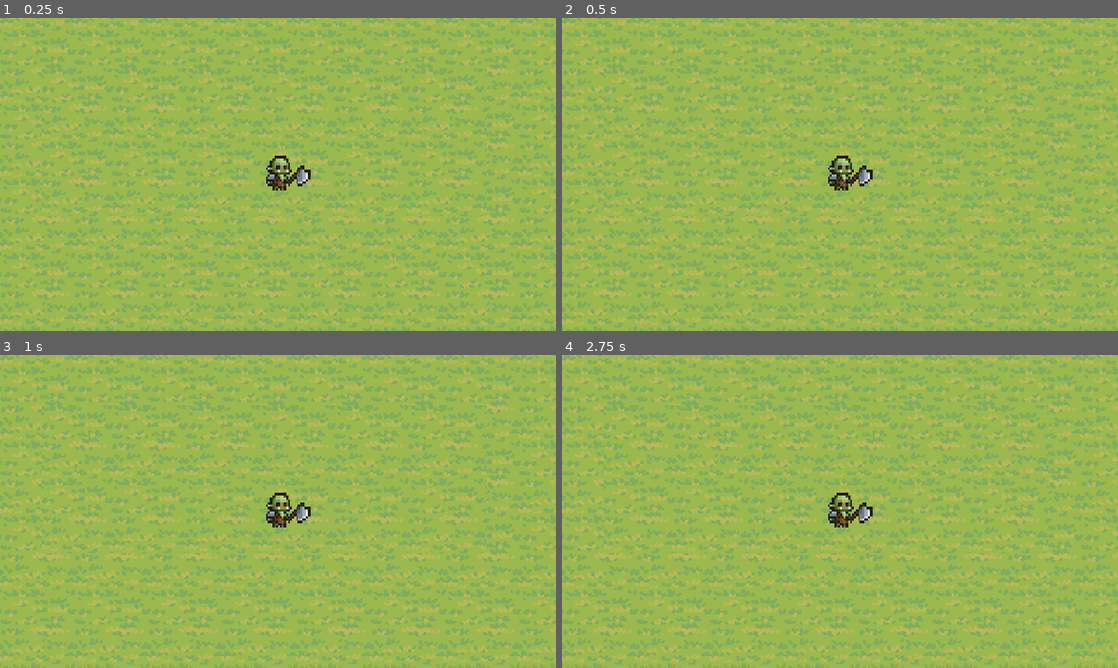
Above: before the commit, frames 1-4 (two rows, left to right).
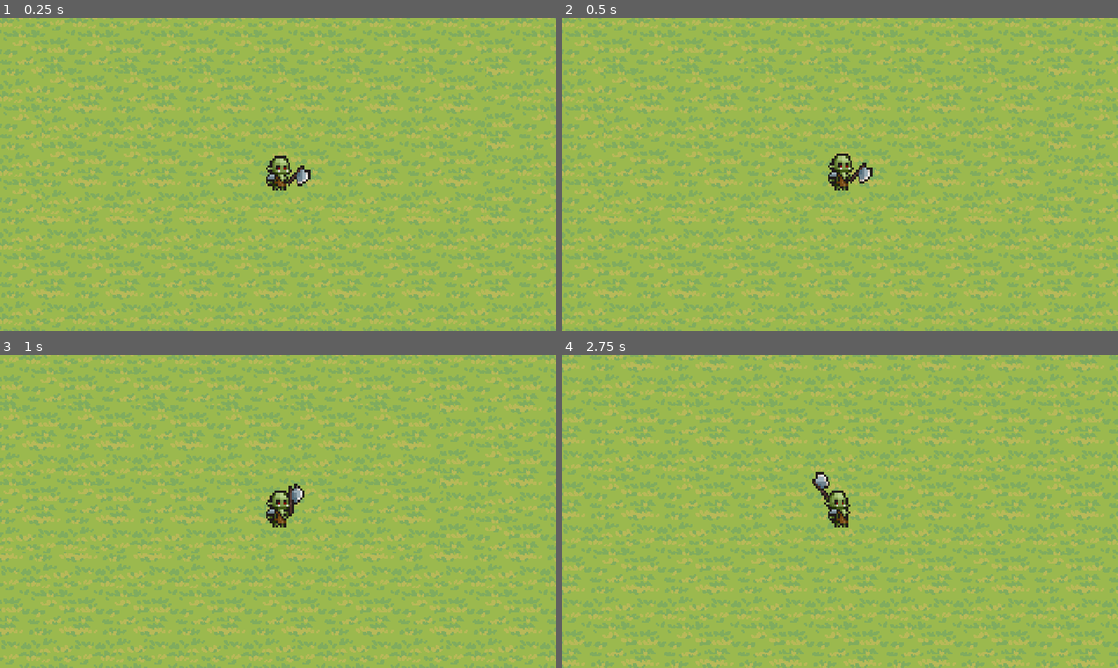
Above: after the commit, the same moments.

Repository: facu-sharry/the-loot-goblin
Game: Godot game, scene res://entities/playground.tscn
Two runs of this game, one before a commit and one after it. Both use one fixed random seed, a clock stepped at 60 frames per second and the inputs below.
Inputs (mouse positions are in pixels of both pictures, inside the frame that each line leads up to):
- Up to frame 1 (0.25 s): no input
- Up to frame 2 (0.5 s): no input
- Up to frame 3 (1 s): move the mouse to (400, 495) at 0.52 s; press the mouse at (400, 495) at 0.53 s; hold D (right) from 0.53 s (still down); tap Shift (dash) at 0.8 s
- Up to frame 4 (2.75 s): move the mouse to (728, 527) at 1.27 s; release D (right) at 1.28 s; release the mouse at (728, 527) at 1.28 s; hold S (down) 1.28-2.03 s; tap Shift (dash) at 1.35, 2.3 s; click (728, 527) at 1.55 s; move the mouse to (895, 442) at 2.02 s; press the mouse at (895, 442) at 2.03 s; hold D (right) from 2.03 s (still down)

Frame 1 is identical in both runs. In frame 2, 0.4% of the frame differs, in the area x 47-56%, y 43-54%; in frame 3, 52%; in frame 4, 54%, in the area x 0-100%, y 0-100%.
Error before the commit: Parse Error: Could not find type "MovementFSM" in the current scope. (res://systems/movement/movement_system.gd:7)
Error after the commit: Invalid access to property or key 'movement_fsm' on a base object of type 'Node (MovementSystem)'. (res://systems/movement/states/dash_state.gd:22)

Commit message:
LG-6 added error control for operations using fsm, first checks if fsm is initialized added initialization logic for all the systems before using fsm changed the movement_fsm to a signle FSM shared with other systems

Diff:
--- a/systems/movement/movement_system.gd
+++ b/systems/movement/movement_system.gd
@@ -3,8 +3,10 @@
 
 signal facing_changed(dir: Vector2)
 
+var fsm: FSM
+var _systems_initialized: bool = false
+
 # State Machines for Movement
-var movement_fsm: MovementFSM
 var idle_state: IdleState
 var move_state: MoveState
 var dash_state: DashState
@@ -23,20 +25,6 @@
 
 # Called when the node enters the scene tree for the first time.
 func _ready() -> void:
-	movement_fsm = MovementFSM.new(self)
-	add_child(movement_fsm)
-
-	idle_state = IdleState.new("Idle")
-	move_state = MoveState.new("Move")
-	dash_state = DashState.new("Dash")
-
-	for state in [idle_state, move_state, dash_state]:
-		state.movement = self
-		movement_fsm.add_child(state)
-
-	movement_fsm.change_state(idle_state)
-	call_deferred("_emit_initial_state")
-
 	# Obtains the movement system associated node's entity object which extends
 	# from (or is) CharacterBody2D
 	var specific_entity = get_parent()
@@ -44,6 +32,7 @@
 	# Ensure we are working with a CharacterBody2D
 	if specific_entity is CharacterBody2D:
 		_body = specific_entity
+		specific_entity.systems_ready.connect(_on_systems_ready)
 	else:
 		push_error("MovementSystem's associated Node must be child of CharacterBody2D")
 		return
@@ -64,6 +53,28 @@
 	else:
 		push_error("Entity has no dash signal")
 
+func _on_systems_ready(movement: MovementSystem, _attack: AttackSystem, _anim: AnimationSystem):
+	fsm = _body.fsm
+	# Get the FSM from the entity if present
+	if "fsm" in _body and _body.fsm != null:
+		fsm = _body.fsm
+	else:
+		push_error("Entity has no FSM configured or associated, system failure")
+
+	idle_state = IdleState.new("Idle")
+	move_state = MoveState.new("Move")
+	dash_state = DashState.new("Dash")
+
+	for state in [idle_state, move_state, dash_state]:
+		state.movement = self
+		fsm.add_child(state)
+
+	fsm.change_state(idle_state)
+	call_deferred("_emit_initial_state")
+
+	_systems_initialized = true
+
+
 func _on_walk_requested(dir: Vector2):
 	direction = dir.normalized() if dir != Vector2.ZERO else Vector2.ZERO
 	if direction != Vector2.ZERO:
@@ -71,15 +82,19 @@
 			last_non_zero_direction = direction
 			facing_changed.emit(last_non_zero_direction)
 
-
 func _on_dash_requested():
-	movement_fsm.change_state(dash_state)
+	if _systems_initialized and fsm:
+		fsm.change_state(dash_state)
 
 func _physics_process(delta: float) -> void:
-	movement_fsm.update(delta)
+	if not _systems_initialized or fsm == null:
+		return
+
+	fsm.update(delta)
 
 	_body.velocity = velocity
 	_body.move_and_slide()
 
 func _emit_initial_state():
-	movement_fsm.state_changed.emit(movement_fsm.current_state)
+	if fsm and fsm.current_state:
+		fsm.state_changed.emit(fsm.current_state)
